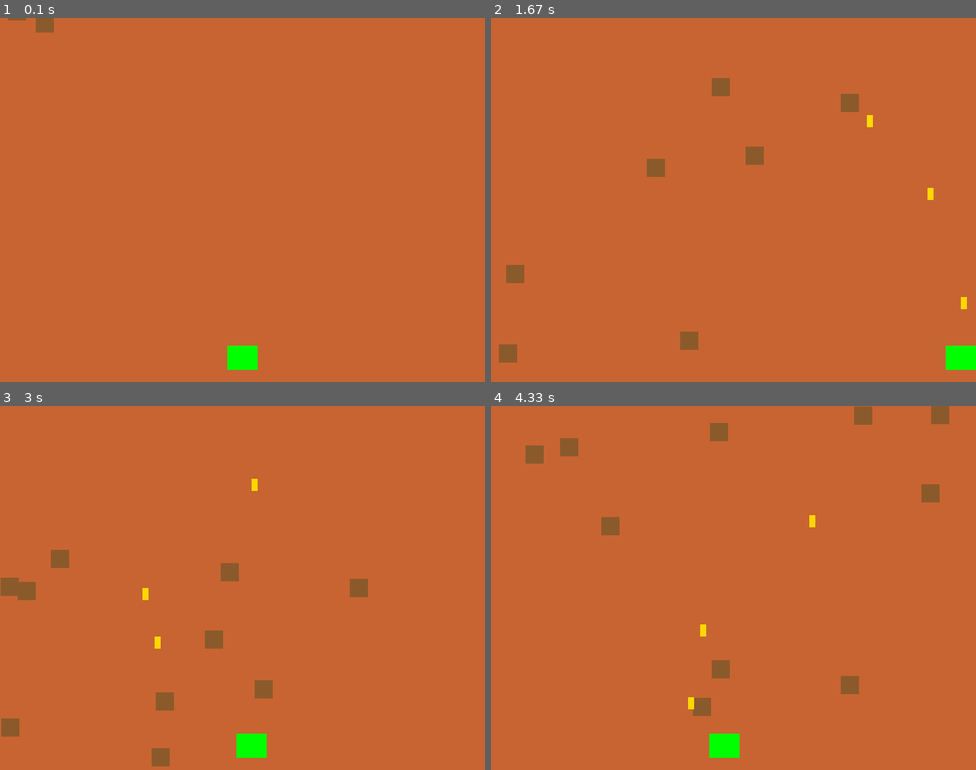
Above: before the commit, frames 1-4 (two rows, left to right).
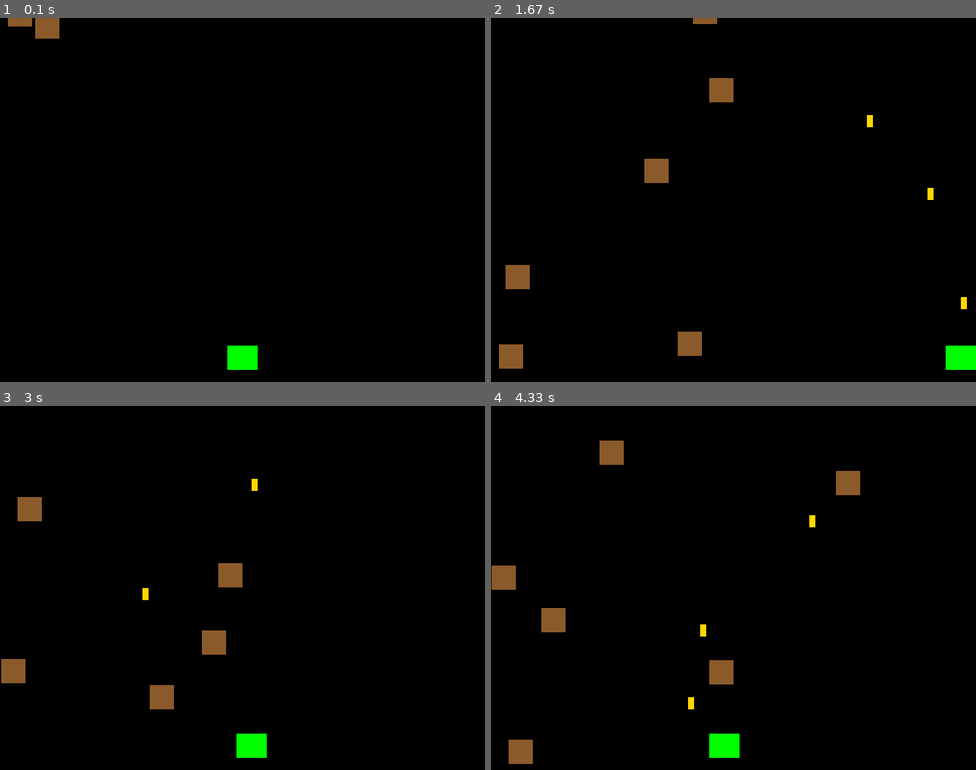
Above: after the commit, the same moments.

Repository: st10083010/pygame
Game: pygame game, started from MainGame.py
Two runs of this game, one before a commit and one after it. Both use one fixed random seed, a clock stepped at 60 frames per second and the inputs below.
Inputs:
- Up to frame 1 (0.1 s): no input
- Up to frame 2 (1.67 s): tap Space at 0.33, 0.73, 1.03, 1.23, 1.53 s; hold Right 0.67-1.13 s; hold Right 1.17-1.63 s
- Up to frame 3 (3 s): hold Left 1.67-2.2 s; tap Space at 1.73, 2.03, 2.3, 2.6, 2.73 s; hold Left 2.23-2.63 s; hold Right from 2.67 s (still down)
- Up to frame 4 (4.33 s): tap Space at 3.03, 3.73, 4.03, 4.23 s; release Right at 3.3 s; tap A at 3.33 s; hold Left 3.67-4.13 s; hold Right from 4.17 s (still down)

The runs differ from the first frame. In frame 1, 99% of the frame differs, in the area x 0-100%, y 0-100%; in frame 2, 99%; in frame 3, 99%; in frame 4, 99%.

Commit message:
update bullet sprite and close game

Diff:
--- a/MainGame.py
+++ b/MainGame.py
@@ -1,6 +1,7 @@
 # space shooting game
 
 import pygame
+from pygame.constants import HAT_RIGHTUP
 import Rock
 import Bullet
 
@@ -10,8 +11,8 @@
 WIDTH = 800
 HEIGHT = 600
 
-backgroundColor = (200, 100, 50)
-playerColor = (0, 255, 0)
+BACKGROUND_COLOR = (0, 0, 0)
+PLAYER_COLOR = (0, 255, 0)
 
 
 pygame.init()  # 遊戲初始化
@@ -24,7 +25,7 @@
     def __init__(self):
         pygame.sprite.Sprite.__init__(self)  # 引入預設函式
         self.image = pygame.Surface((50, 40))  # 玩家面積
-        self.image.fill(playerColor)  # 玩家顏色
+        self.image.fill(PLAYER_COLOR)  # 玩家顏色
 
         self.rect = self.image.get_rect()  # 定位
         self.rect.centerx = WIDTH/2  # 初始座標 左上角為(0, 0) 正中央寫法
@@ -47,15 +48,20 @@
     def shoot(self):
         bullet = Bullet.Bullet(self.rect.centerx, self.rect.top)
         allSprites.add(bullet)
+        bulletsGroup.add(bullet)
 
 
 allSprites = pygame.sprite.Group()  # 建立群組，群組內的物件通通會被一起控制
+rocksGroup = pygame.sprite.Group()
+bulletsGroup = pygame.sprite.Group()
+
 player = Player()
 allSprites.add(player)
 
-for rocks in range(10):  # 石頭數量
+for rocks in range(6):  # 石頭數量
     r = Rock.Rock()
     allSprites.add(r)
+    rocksGroup.add(r)
 
 
 running = True
@@ -72,8 +78,19 @@
 
     # 更新遊戲
     allSprites.update()  # 執行allSprites中每個物件的update函式
+    hits = pygame.sprite.groupcollide(
+        rocksGroup, bulletsGroup, True, True)  # return dictionary
+    for hit in hits:
+        r = Rock.Rock()
+        allSprites.add(r)
+        rocksGroup.add(r)
+
+    isGameStop = pygame.sprite.spritecollide(
+        player, rocksGroup, False)  # 當參數1碰撞到參數2時，是否將參數2刪除
+    if isGameStop:  # 判斷是否有值，有值的時候將遊戲關閉
+        running = False
     # 畫面顯示
-    screen.fill(backgroundColor)  # RGB(tuple)
+    screen.fill(BACKGROUND_COLOR)  # RGB(tuple)
     allSprites.draw(screen)  # 把玩家畫到螢幕上
     pygame.display.update()
 
--- a/Rock.py
+++ b/Rock.py
@@ -10,7 +10,7 @@
 class Rock(pygame.sprite.Sprite):
     def __init__(self):
         pygame.sprite.Sprite.__init__(self)  # 引入預設函式
-        self.image = pygame.Surface((30, 30))  # 石頭面積
+        self.image = pygame.Surface((40, 40))  # 石頭面積
         self.image.fill(rockColor)  # 石頭顏色
 
         self.rect = self.image.get_rect()  # 定位
